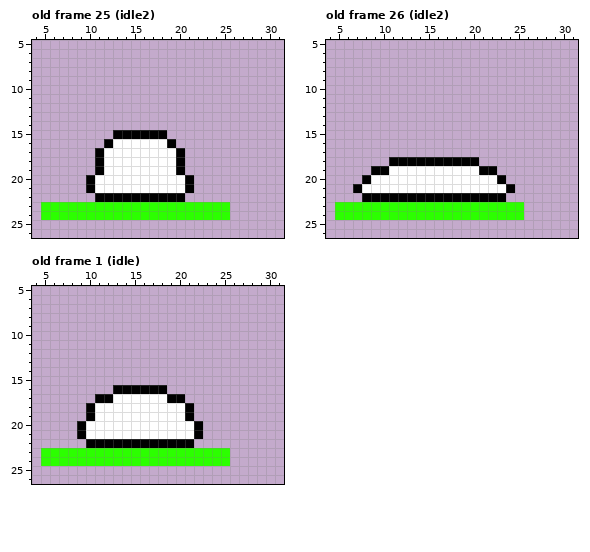
Edited in one commit: pixel-art file (examples/platformer/assets/slime.ase). That is the earlier state.
32x32 pixels, 27 frames. Shown: old frame 25 (idle2): x 4..31, y 5..26; old frame 26 (idle2): x 4..31, y 5..26; old frame 1 (idle): x 4..31, y 5..26. The commit also changed other frames, which this record leaves out.
The result:
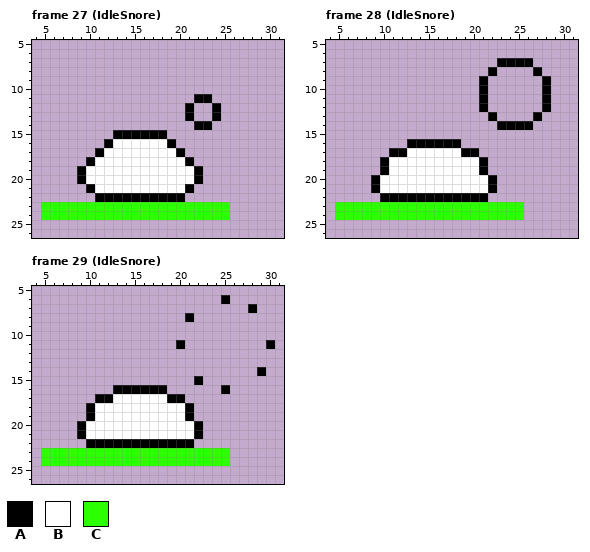
Palette (. is transparent): A #000000  B #ffffff  C #2cff00
A new or re-ordered frame is compared with the old frame closest to it.
The exact change:
{"change": "frames 27 -> 30"}
{"where": "frame 27 (IdleSnore) against old frame 25 (idle2), layer \"Blob\""}
{"frame":27,"y":11,"x":22,"old":"..","new":"AA"}
{"frame":27,"y":12,"x":21,"old":".","new":"A"}
{"frame":27,"y":12,"x":24,"old":".","new":"A"}
{"frame":27,"y":13,"x":21,"old":".","new":"A"}
{"frame":27,"y":13,"x":24,"old":".","new":"A"}
{"frame":27,"y":14,"x":22,"old":"..","new":"AA"}
{"frame":27,"y":18,"x":10,"old":".A","new":"AB"}
{"frame":27,"y":18,"x":20,"old":"A.","new":"BA"}
{"frame":27,"y":19,"x":9,"old":"..A","new":"ABB"}
{"frame":27,"y":19,"x":20,"old":"A..","new":"BBA"}
{"frame":27,"y":20,"x":9,"old":".A","new":"AB"}
{"frame":27,"y":20,"x":21,"old":"A.","new":"BA"}
{"where": "frame 28 (IdleSnore) against old frame 26 (idle2), layer \"Blob\""}
{"frame":28,"y":7,"x":23,"old":"....","new":"AAAA"}
{"frame":28,"y":8,"x":22,"old":".","new":"A"}
{"frame":28,"y":8,"x":27,"old":".","new":"A"}
{"frame":28,"y":9,"x":21,"old":".","new":"A"}
{"frame":28,"y":9,"x":28,"old":".","new":"A"}
{"frame":28,"y":10,"x":21,"old":".","new":"A"}
{"frame":28,"y":10,"x":28,"old":".","new":"A"}
{"frame":28,"y":11,"x":21,"old":".","new":"A"}
{"frame":28,"y":11,"x":28,"old":".","new":"A"}
{"frame":28,"y":12,"x":21,"old":".","new":"A"}
{"frame":28,"y":12,"x":28,"old":".","new":"A"}
{"frame":28,"y":13,"x":22,"old":".","new":"A"}
{"frame":28,"y":13,"x":27,"old":".","new":"A"}
{"frame":28,"y":14,"x":23,"old":"....","new":"AAAA"}
{"frame":28,"y":16,"x":13,"old":"......","new":"AAAAAA"}
{"frame":28,"y":17,"x":11,"old":"..........","new":"AABBBBBBAA"}
{"frame":28,"y":18,"x":10,"old":".AAAAAAAAAA.","new":"ABBBBBBBBBBA"}
{"frame":28,"y":19,"x":9,"old":"A","new":"."}
{"frame":28,"y":19,"x":22,"old":"A","new":"."}
{"frame":28,"y":20,"x":8,"old":"AB","new":".A"}
{"frame":28,"y":20,"x":22,"old":"BA","new":"A."}
{"frame":28,"y":21,"x":7,"old":"ABB","new":"..A"}
{"frame":28,"y":21,"x":22,"old":"BBA","new":"A.."}
{"frame":28,"y":22,"x":8,"old":"AA","new":".."}
{"frame":28,"y":22,"x":22,"old":"AA","new":".."}
{"where": "frame 29 (IdleSnore) is new; against old frame 1 (idle), layer \"Blob\""}
{"frame":29,"y":6,"x":25,"old":".","new":"A"}
{"frame":29,"y":7,"x":28,"old":".","new":"A"}
{"frame":29,"y":8,"x":21,"old":".","new":"A"}
{"frame":29,"y":11,"x":20,"old":".","new":"A"}
{"frame":29,"y":11,"x":30,"old":".","new":"A"}
{"frame":29,"y":14,"x":29,"old":".","new":"A"}
{"frame":29,"y":15,"x":22,"old":".","new":"A"}
{"frame":29,"y":16,"x":25,"old":".","new":"A"}
{"label":"changed","picture_box":[176,94,221,184]}
{"label":"changed","picture_box":[77,157,104,184]}
{"label":"changed","picture_box":[353,58,551,202]}
{"label":"added","picture_box":[221,295,257,313]}
{"label":"added","picture_box":[176,313,275,394]}
